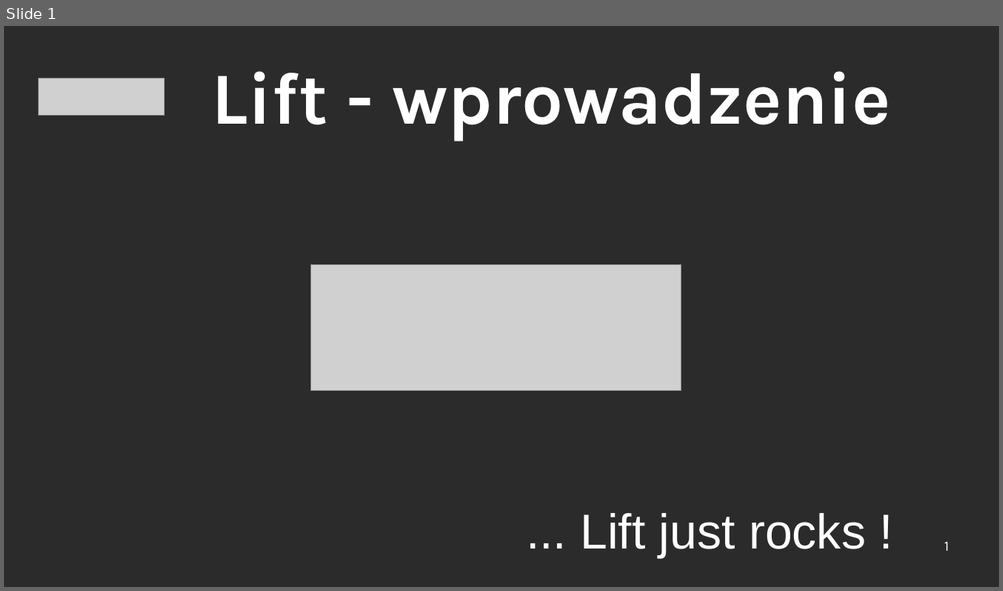
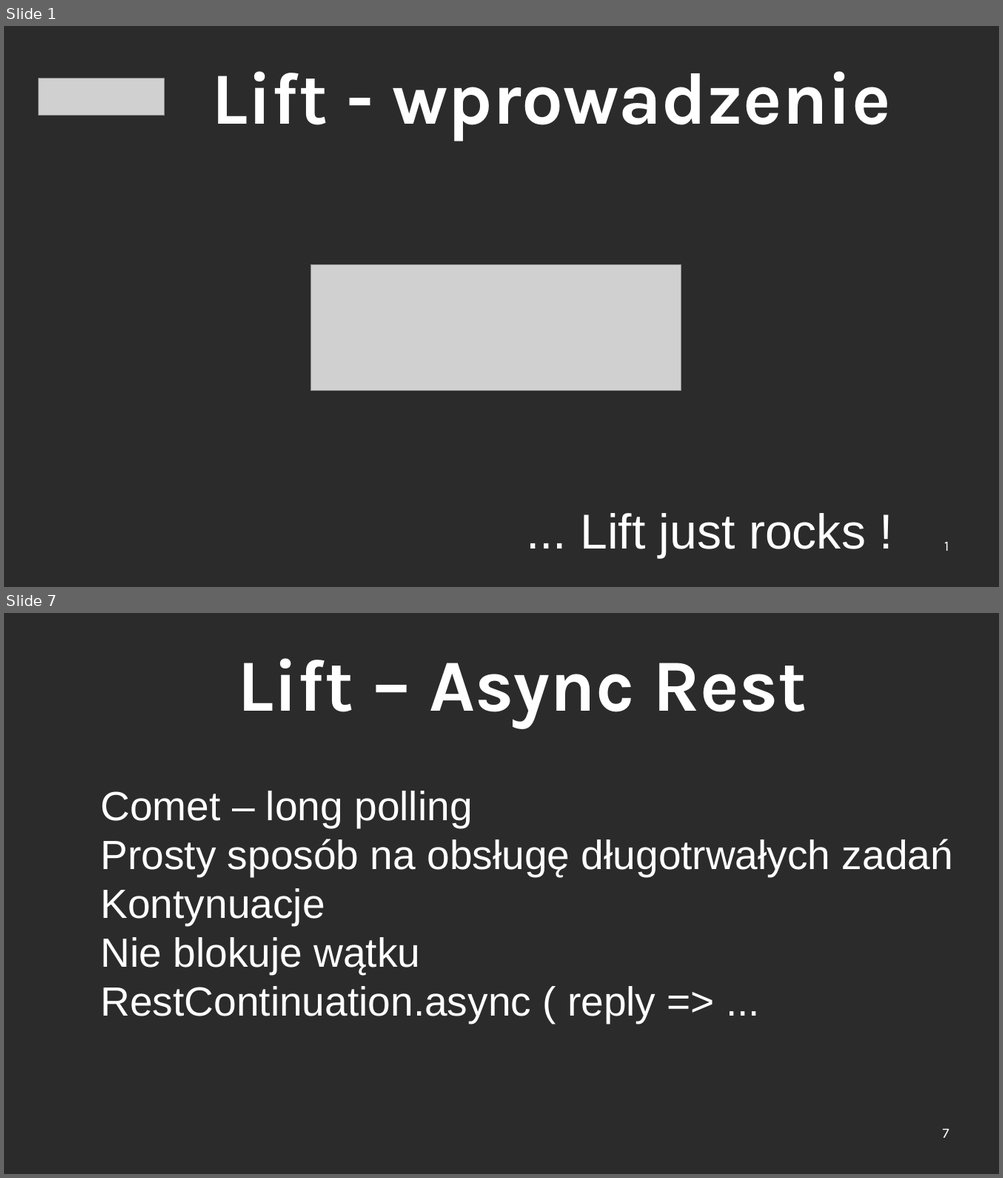
Before and after one commit to ScalaConsultants/lift-rest-demo, a slide deck: doc/lift-demo.odp. Shown one above the other, each under a label of ours: slide 1 before the commit, slides 1 and 7 after it; the slides between them are not shown. The pictures are 1003x591 and 1003x1178 pixels, drawn with LibreOffice and Linux fonts; fonts in the diff are those of the drawing; grey boxes stand for pictures; background and template pictures are left out; a plain dark background stands for a picture behind light text. Boxes give left, top, right and bottom in pixels: in the first picture for what was removed or moved away, otherwise in the second. Text is boxed around its words. In the diff, an @@ line names an element or a change of style, - is before the commit and + after.

```diff
--- a/doc/lift-demo.odp
+++ b/doc/lift-demo.odp
@@ slide 7 added at [4,613,999,1174], background picture (left out) @@
@@ title added at [237,658,807,728], 72 pt, text #FFFFFF, bold @@
+Lift – Async Rest
@@ text added at [101,791,953,1024], 40 pt, text #FFFFFF @@
+Comet – long polling
+Prosty sposób na obsługę długotrwałych zadań
+Kontynuacje
+Nie blokuje wątku
+RestContinuation.async ( reply => ...
@@ page number added at [942,1129,949,1138], 14 pt, text #FFFFFF @@
+7
```
Also in this commit, not shown: 8 other slides added, 9 slides removed.
